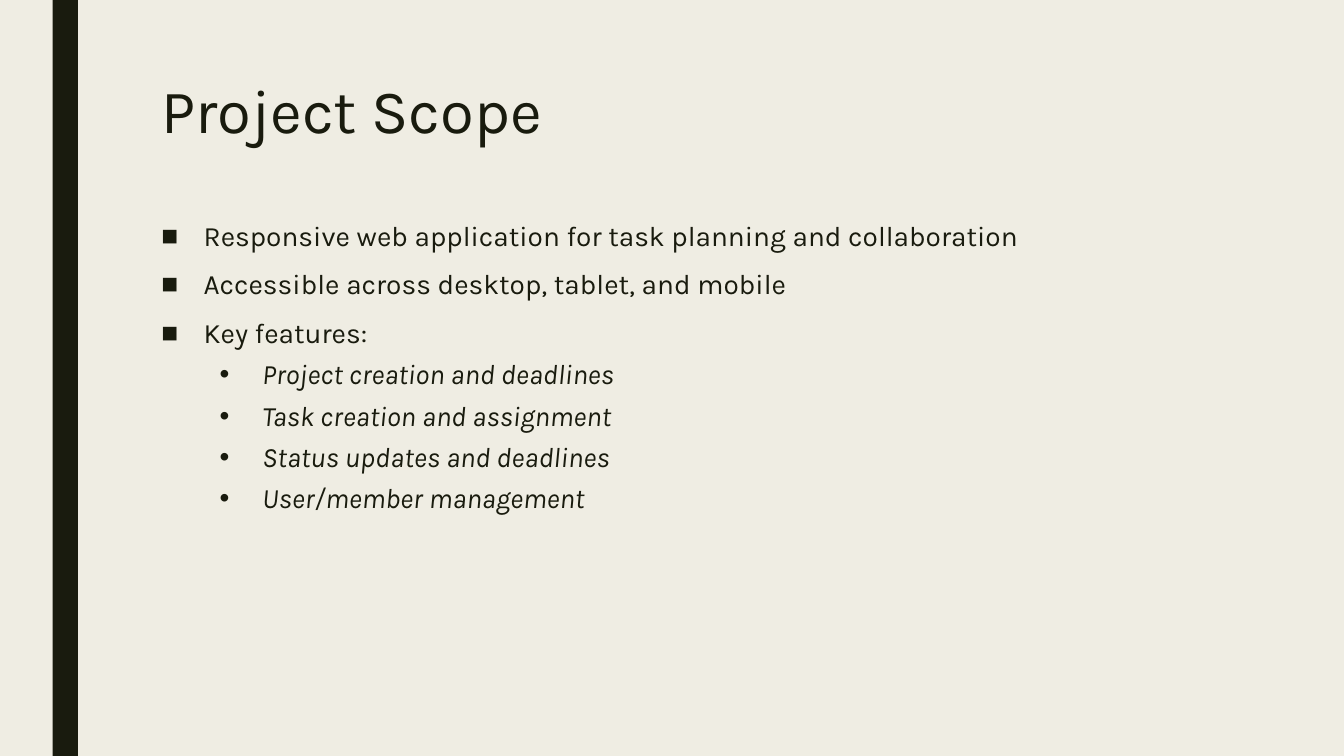
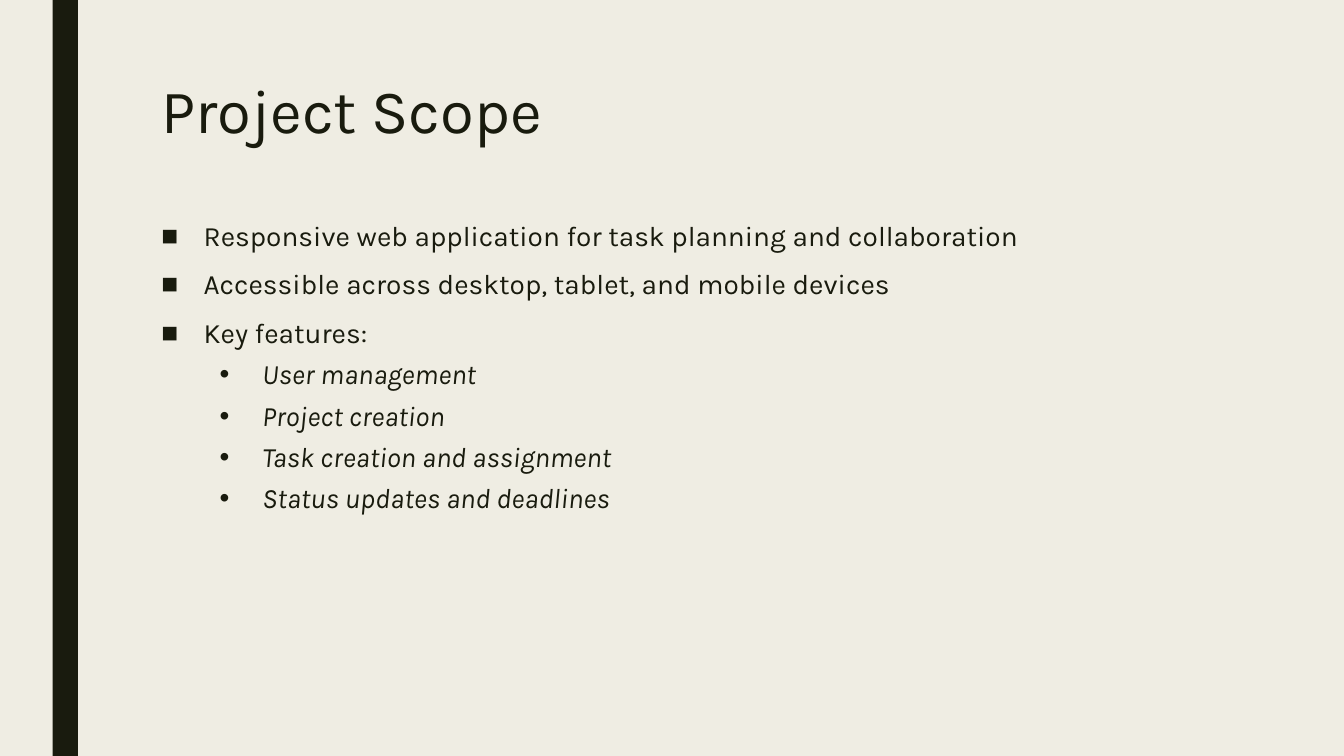
Before and after one commit to nimatshering/capstone-project, a slide deck: slide 4 of Presentation.pptx (slide 5 before the commit). Drawn at 1344x756 pixels with LibreOffice and Linux fonts; fonts in the diff are those of the drawing. Boxes give left, top, right and bottom in pixels: in the first picture for what was removed or moved away, otherwise in the second. Text is boxed around its words. In the diff, an @@ line names an element or a change of style, - is before the commit and + after.

```diff
--- a/Presentation.pptx
+++ b/Presentation.pptx
@@ text at bbox=[204, 274, 890, 301]: text changed @@
-■ Accessible across desktop, tablet, and mobile
+■ Accessible across desktop, tablet, and mobile devices
@@ text at bbox=[262, 366, 476, 433]: text changed @@
-  • Project creation and deadlines
+  • User management
+  • Project creation
@@ text at bbox=[262, 487, 584, 515]: paragraph removed @@
-  • User/member management
```
Also in this commit, not shown: 3 other slides changed, 8 slides added, 7 slides removed, 3 other files.
